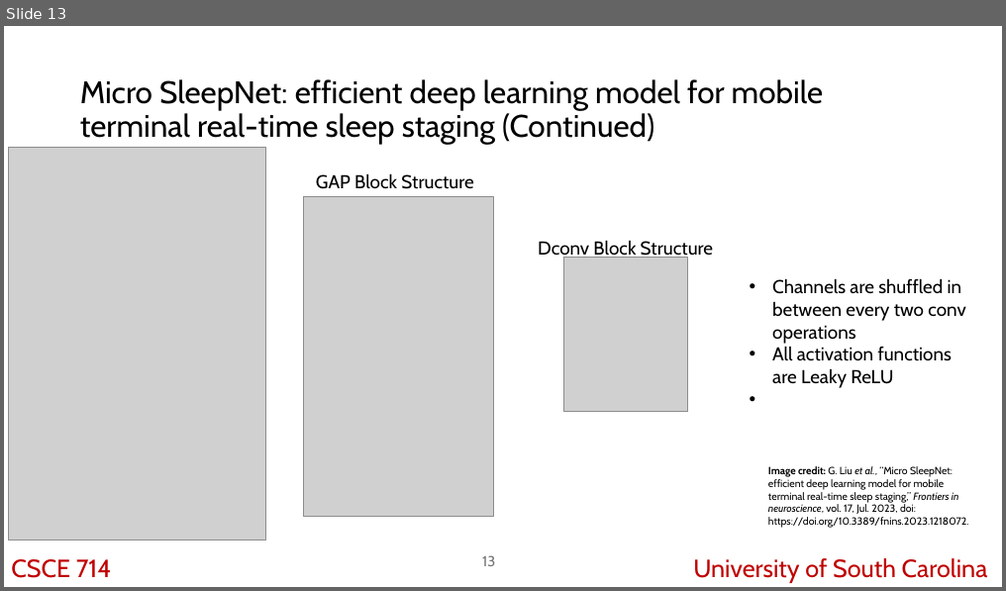
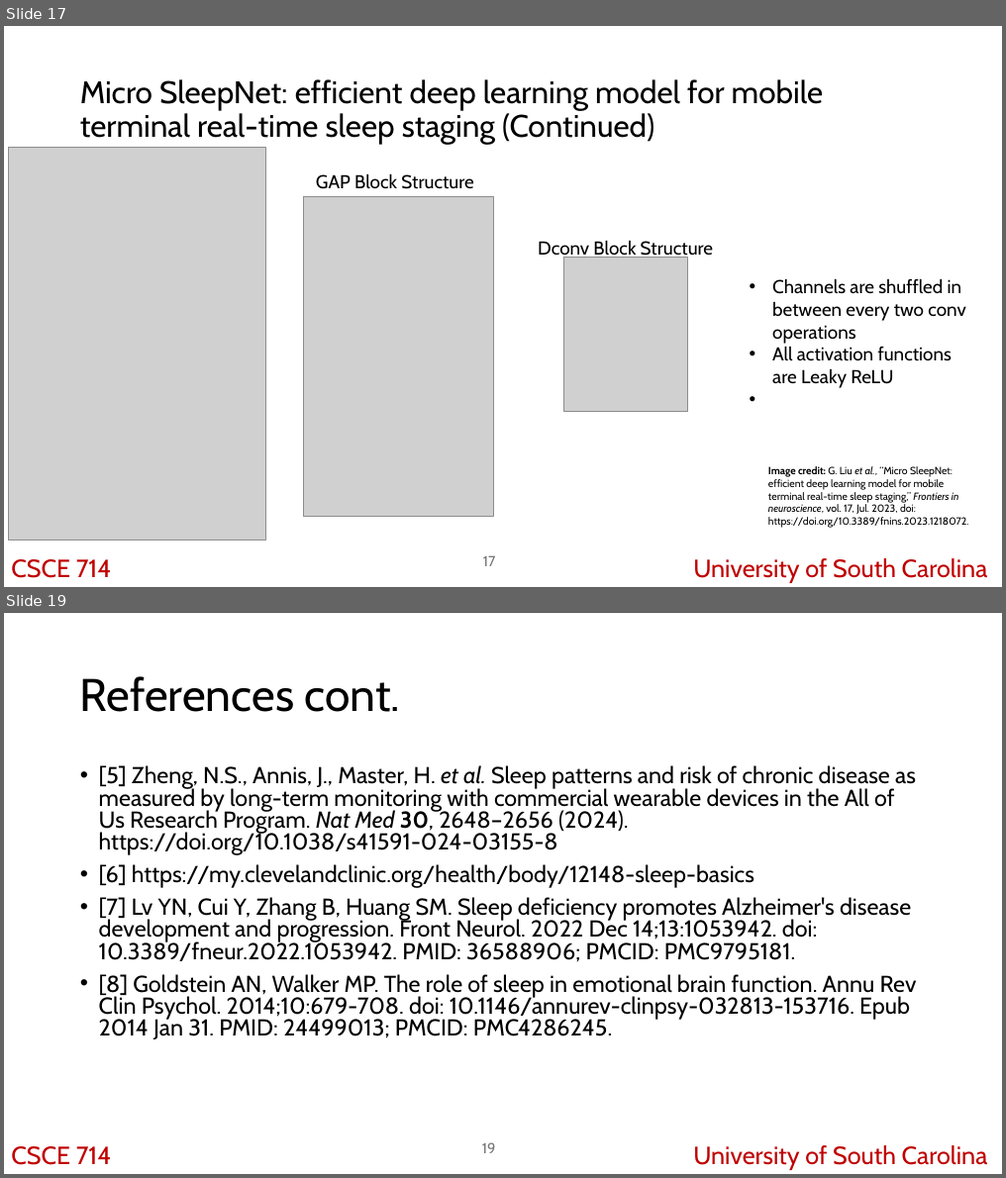
Before and after one commit to KubaJerz/sleep-stage-classifier, a slide deck: CSCE 714 Midterm Presentation.odp. Shown one above the other, each under a label of ours: slide 13 before the commit, slides 17 and 19 after it; the slides between them are not shown. The pictures are 1006x591 and 1006x1178 pixels, drawn with LibreOffice and Linux fonts; fonts in the diff are those of the drawing; grey boxes stand for pictures. Boxes give left, top, right and bottom in pixels: in the first picture for what was removed or moved away, otherwise in the second. Text is boxed around its words. In the diff, an @@ line names an element or a change of style, - is before the commit and + after.

```diff
--- a/CSCE 714 Midterm Presentation.odp
+++ b/CSCE 714 Midterm Presentation.odp
@@ slide 19 added at <box>4,613,1002,1174</box>, background #FFFFFF @@
@@ title added at <box>80,676,400,712</box>, 44 pt, text #000000 @@
+References cont.
@@ text added at <box>99,765,917,1040</box>, 22.2 pt, text #000000 @@
+• [5] Zheng, N.S., Annis, J., Master, H. et al. Sleep patterns and risk of chronic disease as measured by long-term monitoring with commercial wearable devices in the All of Us Research Program. Nat Med 30, 2648–2656 (2024). https://doi.org/10.1038/s41591-024-03155-8
+• [6] https://my.clevelandclinic.org/health/body/12148-sleep-basics
+• [7] Lv YN, Cui Y, Zhang B, Huang SM. Sleep deficiency promotes Alzheimer's disease development and progression. Front Neurol. 2022 Dec 14;13:1053942. doi: 10.3389/fneur.2022.1053942. PMID: 36588906; PMCID: PMC9795181.
+• [8] Goldstein AN, Walker MP. The role of sleep in emotional brain function. Annu Rev Clin Psychol. 2014;10:679-708. doi: 10.1146/annurev-clinpsy-032813-153716. Epub 2014 Jan 31. PMID: 24499013; PMCID: PMC4286245.
@@ text added at <box>11,1147,112,1165</box>, 24 pt, text #C00000 @@
+CSCE 714
@@ page number added at <box>482,1143,496,1154</box>, 14 pt, text #767676 @@
+19
@@ text added at <box>693,1146,988,1170</box>, 24 pt, text #C00000 @@
+University of South Carolina
@@ what was slide 13 is now slide 17 @@
@@ page number at <box>483,556,496,567</box>: text changed @@
-13
+17
```
Also in this commit, not shown: 8 slides changed, 6 other slides added, 1 slide removed, 5 other files.
